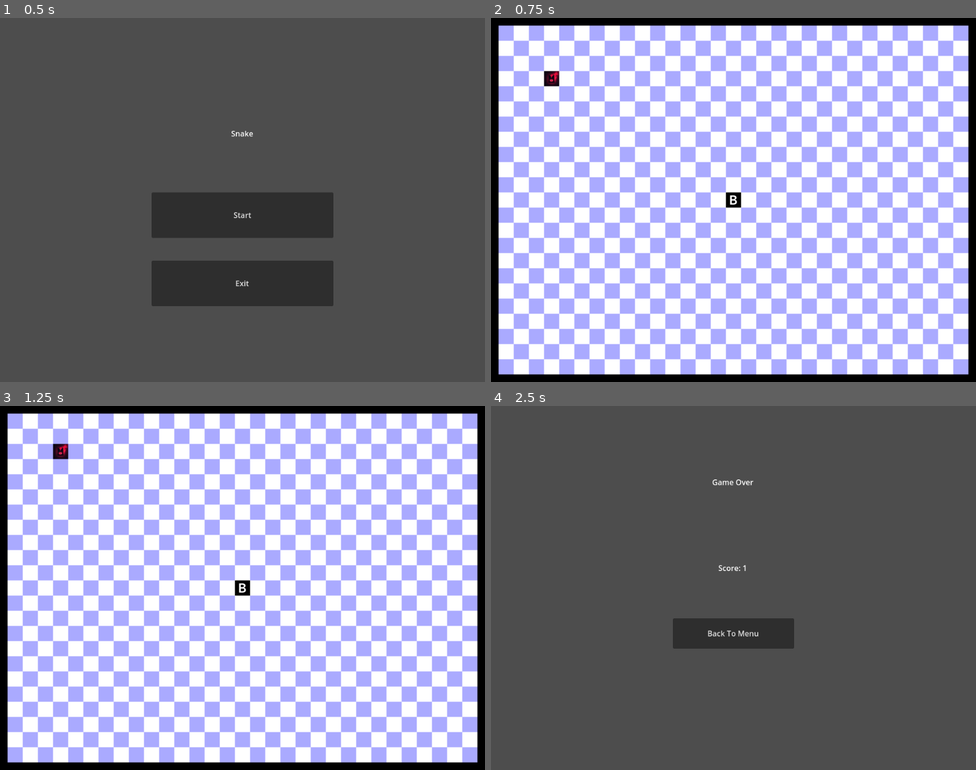
Above: before the commit, frames 1-4 (two rows, left to right).
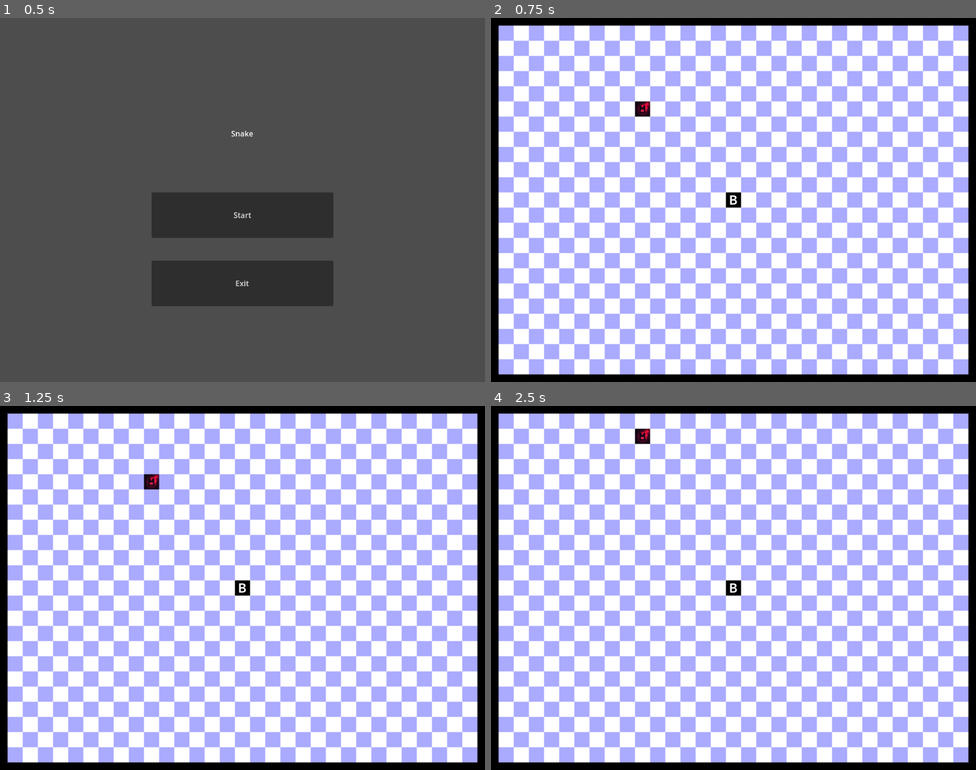
Above: after the commit, the same moments.

Repository: ysheng26/Snake
Game: Godot game, scene res://Menu.tscn
Same seed, same stepped clock (60 frames per second), same inputs: the game is played once before the commit and once after it.
Inputs:
- Up to frame 1 (0.5 s): no input
- Up to frame 2 (0.75 s): click "Start" at 0.5 s
- Up to frame 3 (1.25 s): no input
- Up to frame 4 (2.5 s): tap Enter at 1.25 s; hold Up (up) from 1.28 s (still down)

Frame 1 is identical in both runs. In frame 2, 0.3% of the frame differs, in the area x 10-33%, y 14-28%; in frame 3, 0.3%; in frame 4, 100%, in the area x 0-100%, y 0-100%.

Commit message:
random start position

Diff:
--- a/game.gd
+++ b/game.gd
@@ -18,7 +18,7 @@
 # Called when the node enters the scene tree for the first time.
 func _ready() -> void:
 	snake.connect("died", on_snake_died)
-	snake.position = Vector2(128, 128)
+	snake.position = Vector2(randi_range(1, 31) * 32, randi_range(1, 23) * 32)
 	spawn_food()
 
 
